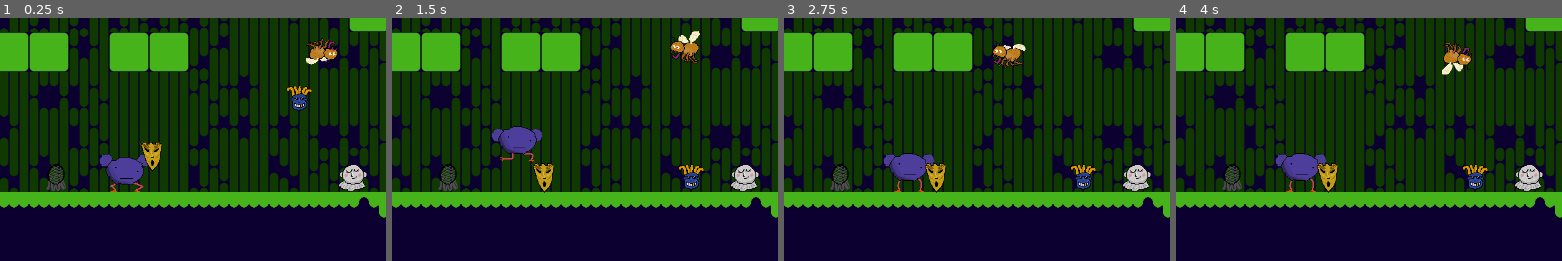
Above: before the commit, frames 1-4 (left to right).
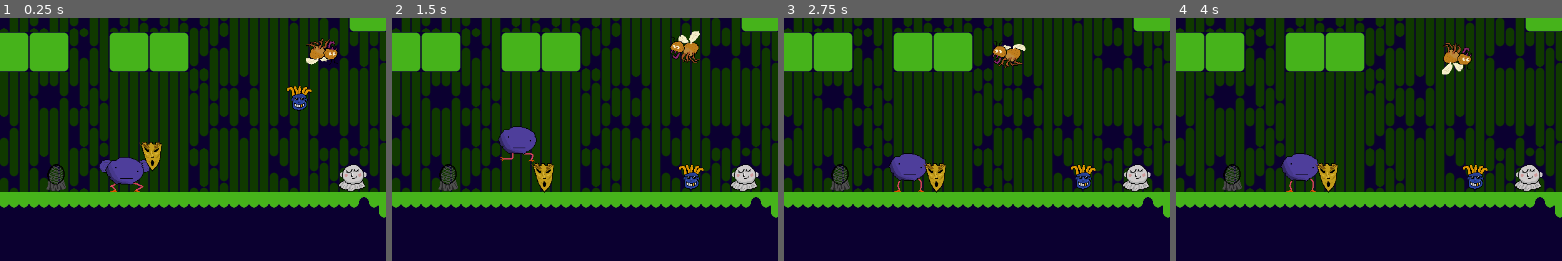
Above: after the commit, the same moments.

Repository: 6dam/ggj2026
Game: Godot game, scene res://Scenes/main.tscn
Two runs of this game, one before a commit and one after it. Both use one fixed random seed, a clock stepped at 60 frames per second and the inputs below.
Inputs:
- Up to frame 1 (0.25 s): no input
- Up to frame 2 (1.5 s): hold O (mask_right) from 0.53 s (still down); tap Up (jump) at 0.77, 1.07 s
- Up to frame 3 (2.75 s): tap Up (jump) at 1.52, 1.82 s; release O (mask_right) at 2.03 s; hold X (mask_left) from 2.03 s (still down)
- Up to frame 4 (4 s): release X (mask_left) at 2.78 s; hold O (mask_right) from 2.78 s (still down); tap Up (jump) at 3.02, 3.32, 3.77 s
The pictures show only the part of the screen within x 38-88%, y 23-73%; the shares and areas given below are measured in that part.

The runs differ from the first frame. In frame 1, 0.2% of the frame differs, in the area x 25-39%, y 55-64%; in frame 2, 0.2%; in frame 3, 0.2%; in frame 4, 0.2%.

Commit message:
main fix

Diff:
--- a/ggj-2026/Scenes/main.gd
+++ b/ggj-2026/Scenes/main.gd
@@ -5,6 +5,7 @@
 func _ready() -> void:
 	global.main = self
 	global.level = $level_2
+
 
 
 # Called every frame. 'delta' is the elapsed time since the previous frame.
--- a/ggj-2026/Scenes/player_scene.gd
+++ b/ggj-2026/Scenes/player_scene.gd
@@ -12,8 +12,15 @@
 var hoverUsable = false
 var dashVector = 0
 
-@onready var leftMarker = $leftMarker2d
-@onready var rightMarker = $rightMarker2d
+@onready var defaultMarkerPosition = $armPivotMarker.position
+var leftMarkerPosition = Vector2(22,-32)
+var rightMarkerPosition = Vector2(-22,-32)
+var leftMarkerTilt = -24.0
+var rightMarkerTilt = 24.0
+var maskMode = 0
+
+@onready var leftMarker = $armPivotMarker/leftMarker2d
+@onready var rightMarker = $armPivotMarker/rightMarker2d
 @onready var animatedSprite = $AnimatedSprite2D
 @onready var sludgeTimer = $sludgeTimer
 
@@ -23,7 +30,7 @@
 	global.poundReady = true
 
 func _physics_process(delta: float) -> void:
-
+	maskModeUpdate()
 	# Add the gravity.
 	if not is_on_floor() and hovering == false:
 		velocity += get_gravity() * delta
@@ -73,8 +80,12 @@
 	#Mask action inputs
 	if Input.is_action_pressed("mask_left"):
 		_mask_use(leftMask, direction)
+		maskMode = -1
+		$maskUseTimer.start()
 	if Input.is_action_pressed("mask_right"):
 		_mask_use(rightMask, direction)
+		maskMode = 1
+		$maskUseTimer.start()
 
 func _mask_use(mask, direction):#func is given the mask name, and does the corresponding action
 	if mask:
@@ -172,3 +183,20 @@
 func _on_ground_pound_hitbox_area_entered(area: Area2D) -> void:
 	if area.is_in_group("enemy") and global.poundReady:
 		area.owner.queue_free()
+
+
+func _on_mask_use_timer_timeout() -> void:
+	maskMode = 0
+
+func maskModeUpdate():
+	var pivot = $armPivotMarker
+	var armSpeed = 0.3
+	if maskMode == 0:
+		pivot.position = lerp(pivot.position, defaultMarkerPosition, armSpeed)
+		pivot.rotation = lerp(pivot.rotation_degrees, 0.0, armSpeed)
+	if maskMode == 1:
+		pivot.position = lerp(pivot.position, rightMarkerPosition, armSpeed)
+		pivot.rotation = lerp(pivot.rotation_degrees, rightMarkerTilt, armSpeed)
+	if maskMode == -1:
+		pivot.position = lerp(pivot.position, leftMarkerPosition, armSpeed)
+		pivot.rotation = lerp(pivot.rotation_degrees, leftMarkerTilt, armSpeed)
--- a/ggj-2026/Scenes/player_scene.tscn
+++ b/ggj-2026/Scenes/player_scene.tscn
@@ -105,20 +105,21 @@
 shape = SubResource("CircleShape2D_e13mc")
 debug_color = Color(0.1882353, 0.8117647, 0, 0.105882354)
 
-[node name="armPivotgMarker" type="Marker2D" parent="." unique_id=368983676]
+[node name="armPivotMarker" type="Marker2D" parent="." unique_id=368983676]
+position = Vector2(0, -39)
 
-[node name="leftMarker2d" type="Marker2D" parent="." unique_id=179324584]
-position = Vector2(-30, -50)
+[node name="leftMarker2d" type="Marker2D" parent="armPivotMarker" unique_id=179324584]
+position = Vector2(-30, -2)
 
-[node name="Sprite2D" type="Sprite2D" parent="leftMarker2d" unique_id=340666440]
+[node name="Sprite2D" type="Sprite2D" parent="armPivotMarker/leftMarker2d" unique_id=340666440]
 texture_filter = 1
 scale = Vector2(0.5, 0.5)
 texture = ExtResource("3_f11s3")
 
-[node name="rightMarker2d" type="Marker2D" parent="." unique_id=1690473776]
-position = Vector2(30, -50)
+[node name="rightMarker2d" type="Marker2D" parent="armPivotMarker" unique_id=1690473776]
+position = Vector2(30, -2)
 
-[node name="Sprite2D" type="Sprite2D" parent="rightMarker2d" unique_id=1759411604]
+[node name="Sprite2D" type="Sprite2D" parent="armPivotMarker/rightMarker2d" unique_id=1759411604]
 texture_filter = 1
 scale = Vector2(0.5, 0.5)
 texture = ExtResource("3_f11s3")
@@ -156,7 +157,12 @@
 position = Vector2(0, 31.75)
 shape = SubResource("RectangleShape2D_f11s3")
 
+[node name="maskUseTimer" type="Timer" parent="." unique_id=1070795571]
+wait_time = 0.1
+one_shot = true
+
 [connection signal="area_entered" from="hitboxArea2D" to="." method="_on_hitbox_area_2d_area_entered"]
 [connection signal="body_entered" from="hitboxArea2D" to="." method="_on_hitbox_area_2d_body_entered"]
 [connection signal="timeout" from="hoverTimer" to="." method="_on_hover_timer_timeout"]
 [connection signal="area_entered" from="groundPoundHitbox" to="." method="_on_ground_pound_hitbox_area_entered"]
+[connection signal="timeout" from="maskUseTimer" to="." method="_on_mask_use_timer_timeout"]
